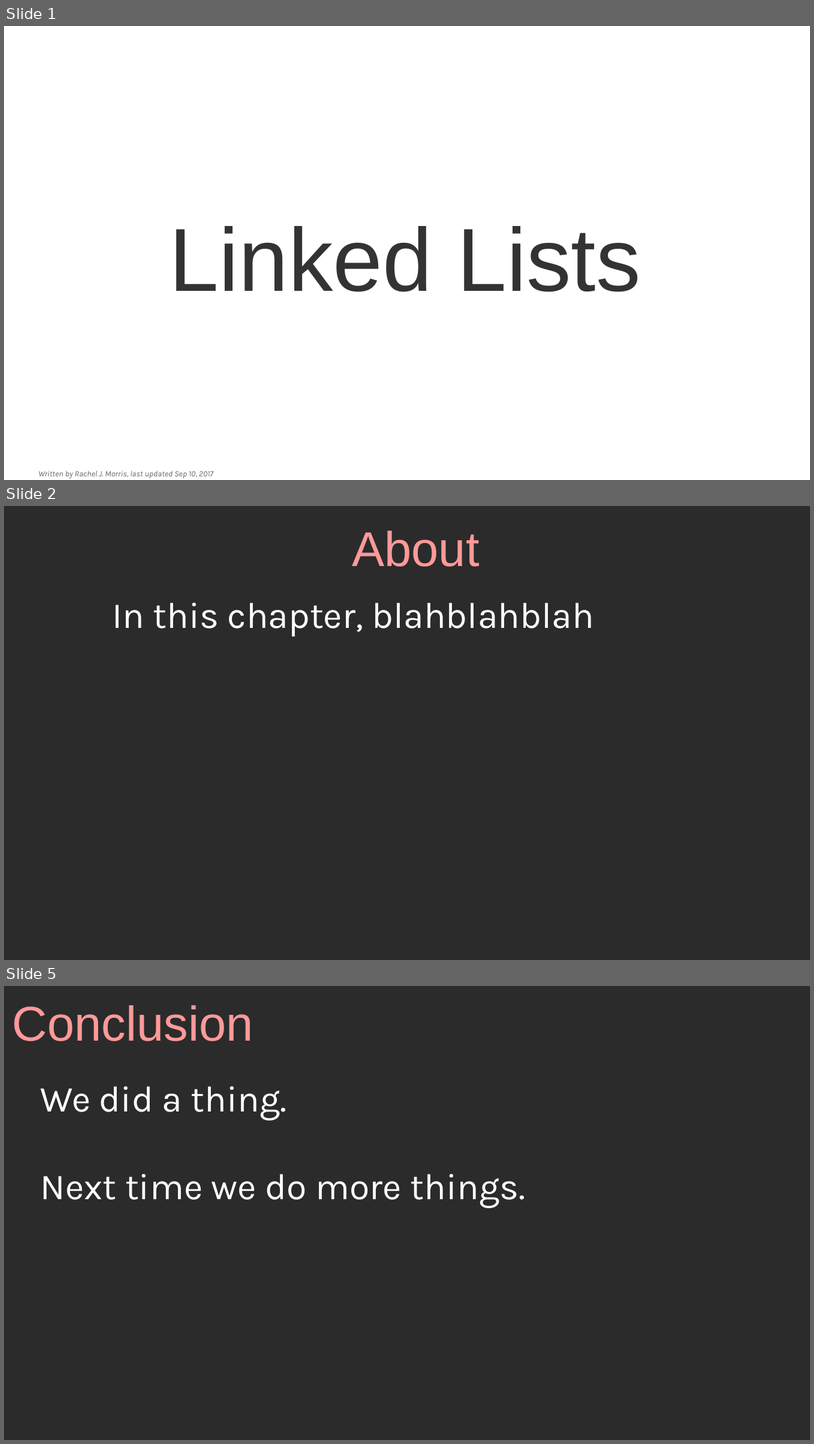
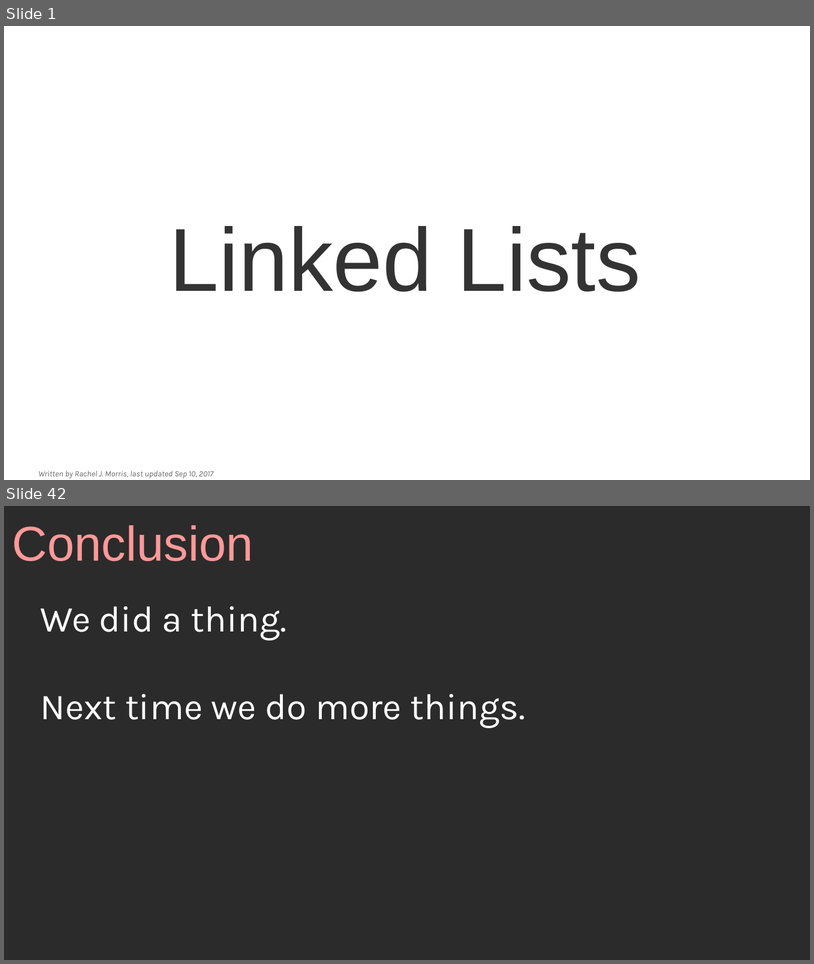
Before and after one commit to mariamhabib/CS250-Data-Structures, a slide deck: Lectures/7_Linked_Lists.odp. Shown one above the other, each under a label of ours: slides 1, 2 and 5 before the commit, slides 1 and 42 after it; the slides between them are not shown. The pictures are 814x1444 and 814x964 pixels, drawn with LibreOffice and Linux fonts; fonts in the diff are those of the drawing; background and template pictures are left out; a plain dark background stands for a picture behind light text. Boxes give left, top, right and bottom in pixels: in the first picture for what was removed or moved away, otherwise in the second. Text is boxed around its words. In the diff, an @@ line names an element or a change of style, - is before the commit and + after.

```diff
--- a/Lectures/7_Linked_Lists.odp
+++ b/Lectures/7_Linked_Lists.odp
@@ slide 2 removed at [4, 506, 810, 960], background picture (left out) @@
@@ title removed at [352, 531, 479, 567] @@
-About
@@ text removed at [112, 603, 594, 637] @@
-In this chapter, blahblahblah
@@ what was slide 5 is now slide 42 @@
```
Also in this commit, not shown: 1 slide changed, 39 slides added, 1 other slide removed.
